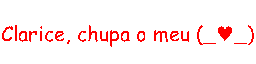
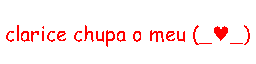
Layers edited between the first and the second 256 x 64 image:
renamed "Clarice, chupa o meu (_♥_)" to "clarice chupa o meu (_♥_)", painted on it over [2,25,254,47]
